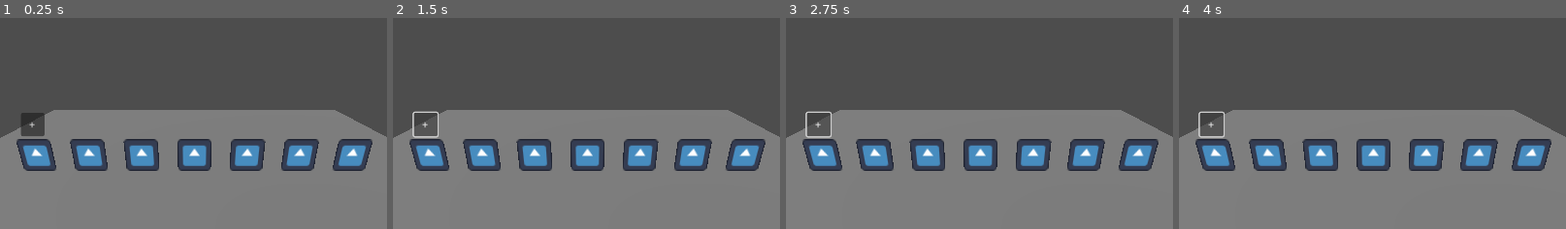
Above: before the commit, frames 1-4 (left to right).
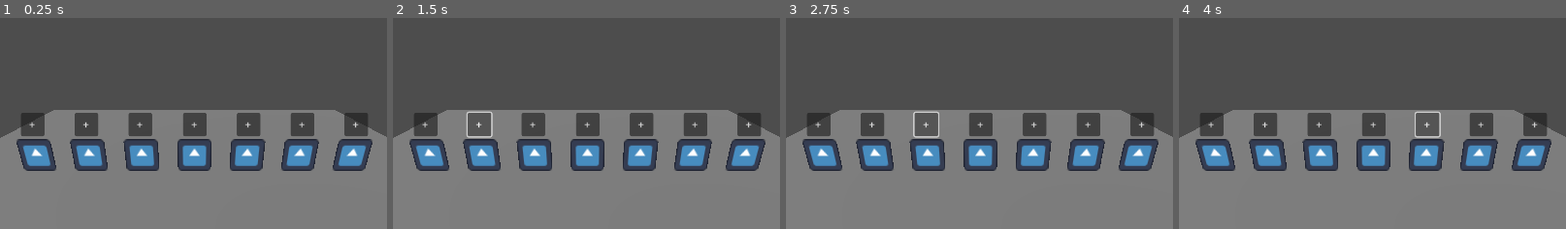
Above: after the commit, the same moments.

Repository: Francisco-GV/JuegoDelRey
Game: Godot game, scene res://mundo_principal.tscn
The game is run twice, just before and just after one commit, with the same random seed, the same clock (stepped at 60 frames per second) and the same inputs. The engine's default icon, where the game draws it, is replaced by a stand-in: a white triangle on a blue panel in a dark square.
Inputs:
- Up to frame 1 (0.25 s): no input
- Up to frame 2 (1.5 s): click "+" at 0.5 s; click "+" at 1.25 s
- Up to frame 3 (2.75 s): click "+" at 2 s
- Up to frame 4 (4 s): click "+" at 2.75 s; click "+" at 3.5 s
The pictures show only the part of the screen within x 25-75%, y 13-63%; the shares and areas given below are measured in that part.

The runs differ from the first frame. In frame 1, 4.0% of the frame differs, in the area x 19-96%, y 44-56%; in frame 2, 4.4%, in the area x 5-96%, y 44-57%; in frame 3, 4.4%; in frame 4, 4.4%.

Commit message:
feat(ui): Extiende interacción de reparto a todos los roles

Diff:
--- a/mundo_principal.gd
+++ b/mundo_principal.gd
@@ -4,11 +4,33 @@
 @onready var etiqueta_contador: Label = $UI/Control/ContadorDinero
 @onready var camara: Camera3D = $Camera3D
 
+var dinero_repartido: Dictionary = {
+	"Madre": 0,
+	"Anciano": 0,
+	"NinoPobre": 0,
+	"MujerTrabajadora": 0,
+	"Joven": 0,
+	"NinoDiscapacitado": 0,
+	"Perro": 0,
+}
+
 # Sprites 3D
 @onready var rol_madre: Sprite3D = $RolMadre
+@onready var rol_anciano: Sprite3D = $RolAnciano
+@onready var rol_nino_pobre: Sprite3D = $RolNinoPobre
+@onready var rol_mujer_trabajadora: Sprite3D = $RolMujerTrabajadora
+@onready var rol_joven: Sprite3D = $RolJoven
+@onready var rol_nino_discapacitado: Sprite3D = $RolNinoDiscapacitado
+@onready var rol_perro: Sprite3D = $RolPerro
 
 # Botones
 @onready var btn_madre: Button = $UI/Control/BtnMadre
+@onready var btn_anciano: Button = $UI/Control/BtnAnciano
+@onready var btn_nino_pobre: Button = $UI/Control/BtnNinoPobre
+@onready var btn_mujer_trabajadora: Button = $UI/Control/BtnMujerTrabajadora
+@onready var btn_joven: Button = $UI/Control/BtnJoven
+@onready var btn_nino_discapacitado: Button = $UI/Control/BtnNinoDiscapacitado
+@onready var btn_perro: Button = $UI/Control/BtnPerro
 
 
 func _ready() -> void:
@@ -17,6 +39,12 @@
 
 func _process(_delta: float) -> void:
 	actualizar_posicion_boton(rol_madre, btn_madre)
+	actualizar_posicion_boton(rol_anciano, btn_anciano)
+	actualizar_posicion_boton(rol_nino_pobre, btn_nino_pobre)
+	actualizar_posicion_boton(rol_mujer_trabajadora, btn_mujer_trabajadora)
+	actualizar_posicion_boton(rol_joven, btn_joven)
+	actualizar_posicion_boton(rol_nino_discapacitado, btn_nino_discapacitado)
+	actualizar_posicion_boton(rol_perro, btn_perro)
 
 
 func actualizar_etiqueta_dinero() -> void:
@@ -44,12 +72,42 @@
 	boton.global_position = Vector2(pos_final_x, pos_final_y)
 
 
-func _on_btn_madre_pressed() -> void:
+func repartir_dinero(rol_id: String) -> void:
 	if dinero_rey >= 1:
 		dinero_rey -= 1
 
+		dinero_repartido[rol_id] += 1
+
 		actualizar_etiqueta_dinero()
 
-		print("Se ha dado 1 moneda a madre. Dinero Restante: " + str(dinero_rey))
+		print("Se ha dado 1 moneda a %s. Dinero Restante: %s" % [rol_id, dinero_rey])
 	else:
 		print("No hay más dinero para repartir!")
+
+
+func _on_btn_madre_pressed() -> void:
+	repartir_dinero("Madre")
+
+
+func _on_btn_anciano_pressed() -> void:
+	repartir_dinero("Anciano")
+
+
+func _on_btn_nino_pobre_pressed() -> void:
+	repartir_dinero("NinoPobre")
+
+
+func _on_btn_mujer_trabajadora_pressed() -> void:
+	repartir_dinero("MujerTrabajadora")
+
+
+func _on_btn_joven_pressed() -> void:
+	repartir_dinero("Joven")
+
+
+func _on_btn_nino_discapacitado_pressed() -> void:
+	repartir_dinero("NinoDiscapacitado")
+
+
+func _on_btn_perro_pressed() -> void:
+	repartir_dinero("Perro")
--- a/mundo_principal.tscn
+++ b/mundo_principal.tscn
@@ -74,4 +74,58 @@
 offset_bottom = 435.0
 text = "+"
 
+[node name="BtnAnciano" type="Button" parent="UI/Control"]
+layout_mode = 0
+offset_left = 320.0
+offset_top = 400.0
+offset_right = 355.0
+offset_bottom = 435.0
+text = "+"
+
+[node name="BtnNinoPobre" type="Button" parent="UI/Control"]
+layout_mode = 0
+offset_left = 440.0
+offset_top = 400.0
+offset_right = 475.0
+offset_bottom = 435.0
+text = "+"
+
+[node name="BtnMujerTrabajadora" type="Button" parent="UI/Control"]
+layout_mode = 0
+offset_left = 560.0
+offset_top = 400.0
+offset_right = 595.0
+offset_bottom = 435.0
+text = "+"
+
+[node name="BtnJoven" type="Button" parent="UI/Control"]
+layout_mode = 0
+offset_left = 680.0
+offset_top = 400.0
+offset_right = 715.0
+offset_bottom = 435.0
+text = "+"
+
+[node name="BtnNinoDiscapacitado" type="Button" parent="UI/Control"]
+layout_mode = 0
+offset_left = 800.0
+offset_top = 400.0
+offset_right = 835.0
+offset_bottom = 435.0
+text = "+"
+
+[node name="BtnPerro" type="Button" parent="UI/Control"]
+layout_mode = 0
+offset_left = 920.0
+offset_top = 400.0
+offset_right = 955.0
+offset_bottom = 435.0
+text = "+"
+
 [connection signal="pressed" from="UI/Control/BtnMadre" to="." method="_on_btn_madre_pressed"]
+[connection signal="pressed" from="UI/Control/BtnAnciano" to="." method="_on_btn_anciano_pressed"]
+[connection signal="pressed" from="UI/Control/BtnNinoPobre" to="." method="_on_btn_nino_pobre_pressed"]
+[connection signal="pressed" from="UI/Control/BtnMujerTrabajadora" to="." method="_on_btn_mujer_trabajadora_pressed"]
+[connection signal="pressed" from="UI/Control/BtnJoven" to="." method="_on_btn_joven_pressed"]
+[connection signal="pressed" from="UI/Control/BtnNinoDiscapacitado" to="." method="_on_btn_nino_discapacitado_pressed"]
+[connection signal="pressed" from="UI/Control/BtnPerro" to="." method="_on_btn_perro_pressed"]
